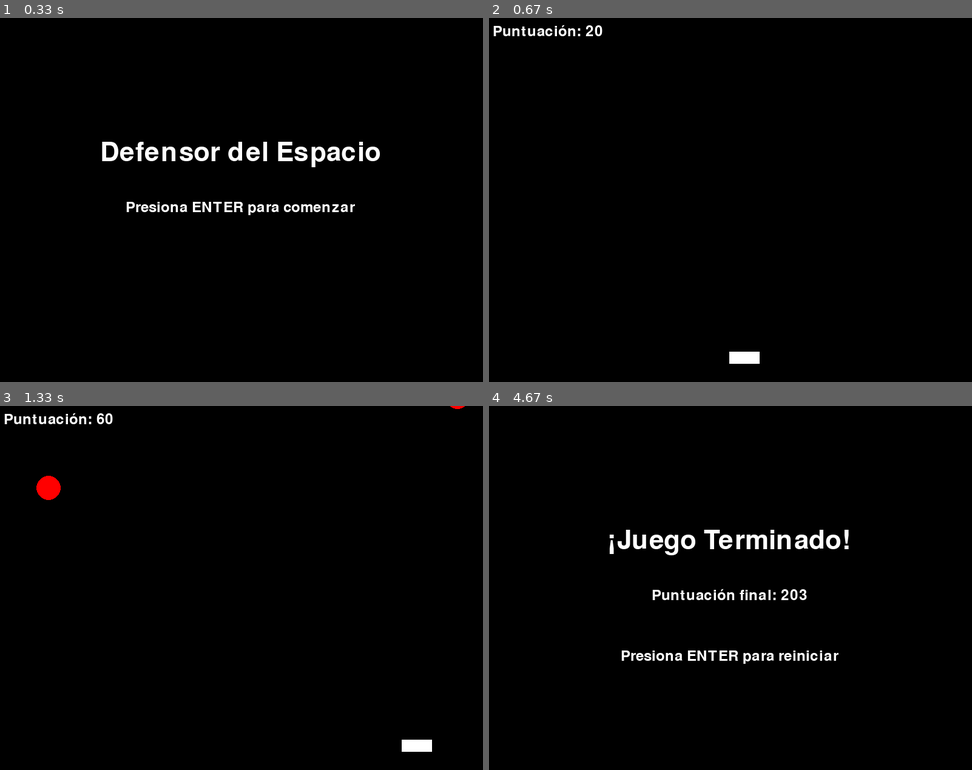
Above: before the commit, frames 1-4 (two rows, left to right).
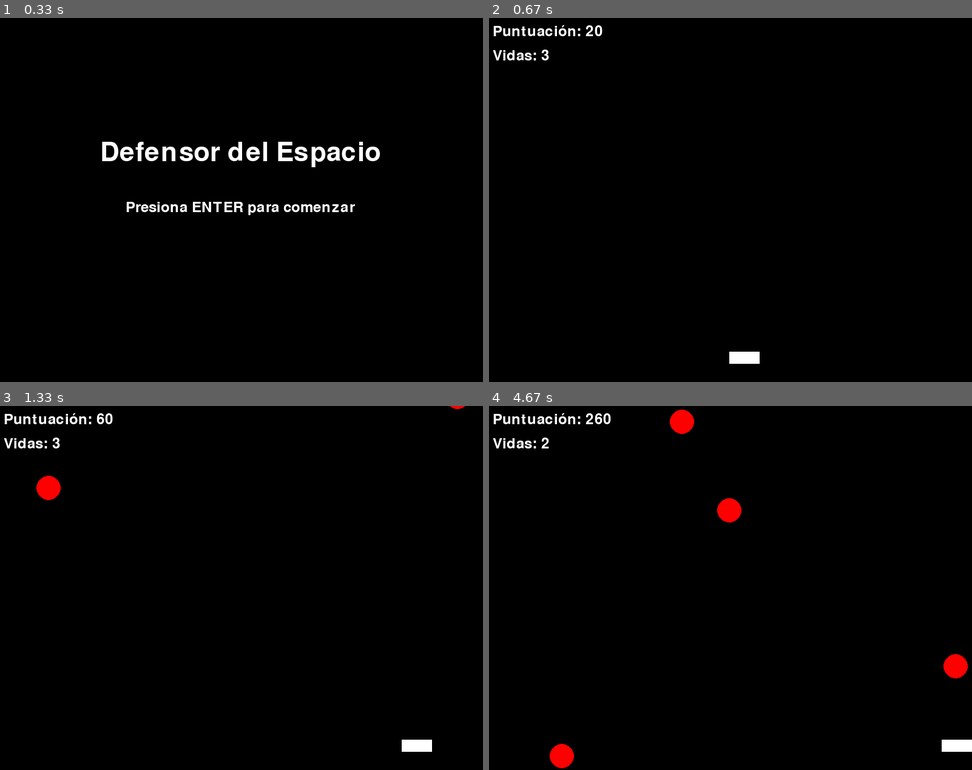
Above: after the commit, the same moments.

Repository: cdanielrua/videogamepygame
Game: pygame game, started from main.py
Same seed, same stepped clock (60 frames per second), same inputs: the game is played once before the commit and once after it.
Inputs:
- Up to frame 1 (0.33 s): no input
- Up to frame 2 (0.67 s): tap Enter at 0.33 s
- Up to frame 3 (1.33 s): hold Right 0.67-1.13 s; hold Right from 1.17 s (still down)
- Up to frame 4 (4.67 s): release Right at 1.63 s; hold Left 1.67-2.2 s; hold Left 2.23-2.63 s; hold Right 2.67-3.3 s; hold Left 3.33-3.8 s; hold Right 3.83-4.3 s; hold Right from 4.33 s (still down)

Frame 1 is identical in both runs. In frame 2, 0.2% of the frame differs, in the area x 0-13%, y 8-12%; in frame 3, 0.2%; in frame 4, 4.0%, in the area x 0-100%, y 1-100%.

Commit message:
se agregan las vidas y de muestran en pantalla

Diff:
--- a/main.py
+++ b/main.py
@@ -26,9 +26,10 @@
 asteroid_speed = 5
 spawn_timer = 30
 
-# Puntuación
+# Puntuación y vidas
 score = 0
 difficulty_factor = 0.1  # Incremento de dificultad
+lives = 3  # Cantidad de vidas iniciales
 
 def draw_ship(screen, x, y):
     """Dibuja la nave del jugador."""
@@ -43,6 +44,7 @@
     """Verifica si algún asteroide choca con la nave."""
     for asteroid in asteroid_list:
         if (x < asteroid[0] < x + ship_width) and (y < asteroid[1] < y + ship_height):
+            asteroid_list.remove(asteroid)  # Eliminar el asteroide que colisionó
             return True
     return False
 
@@ -65,7 +67,7 @@
                 waiting = False
 
 def main():
-    global ship_x, score, asteroid_speed, spawn_timer  # Declarar variables globales
+    global ship_x, score, asteroid_speed, spawn_timer, lives  # Declarar variables globales
 
     clock = pygame.time.Clock()
     running = True
@@ -102,8 +104,10 @@
 
         # Comprobar colisión
         if check_collision(asteroids, ship_x, ship_y):
-            show_game_over_screen()
-            return  # Salir del juego actual y volver al menú
+            lives -= 1  # Perder una vida
+            if lives == 0:
+                show_game_over_screen()
+                return  # Salir del juego actual y volver al menú
 
         # Incrementar puntuación y dificultad
         score += 1
@@ -115,9 +119,11 @@
         draw_ship(screen, ship_x, ship_y)
         draw_asteroids(screen, asteroids)
 
-        # Mostrar puntuación
+        # Mostrar puntuación y vidas
         score_text = font.render(f"Puntuación: {score}", True, WHITE)
+        lives_text = font.render(f"Vidas: {lives}", True, WHITE)
         screen.blit(score_text, (10, 10))
+        screen.blit(lives_text, (10, 50))
 
         pygame.display.flip()
         clock.tick(60)
@@ -144,7 +150,18 @@
                 exit()
             if event.type == pygame.KEYDOWN and event.key == pygame.K_RETURN:
                 waiting = False
-                main()  # Reiniciar el juego
+                reset_game()  # Reiniciar variables y juego
+
+def reset_game():
+    """Reinicia las variables del juego."""
+    global ship_x, score, asteroid_speed, spawn_timer, lives, asteroids
+    ship_x = WIDTH // 2
+    score = 0
+    asteroid_speed = 5
+    spawn_timer = 30
+    lives = 3
+    asteroids = []
+    main()  # Reinicia el juego
 
 if __name__ == "__main__":
     show_start_screen()
